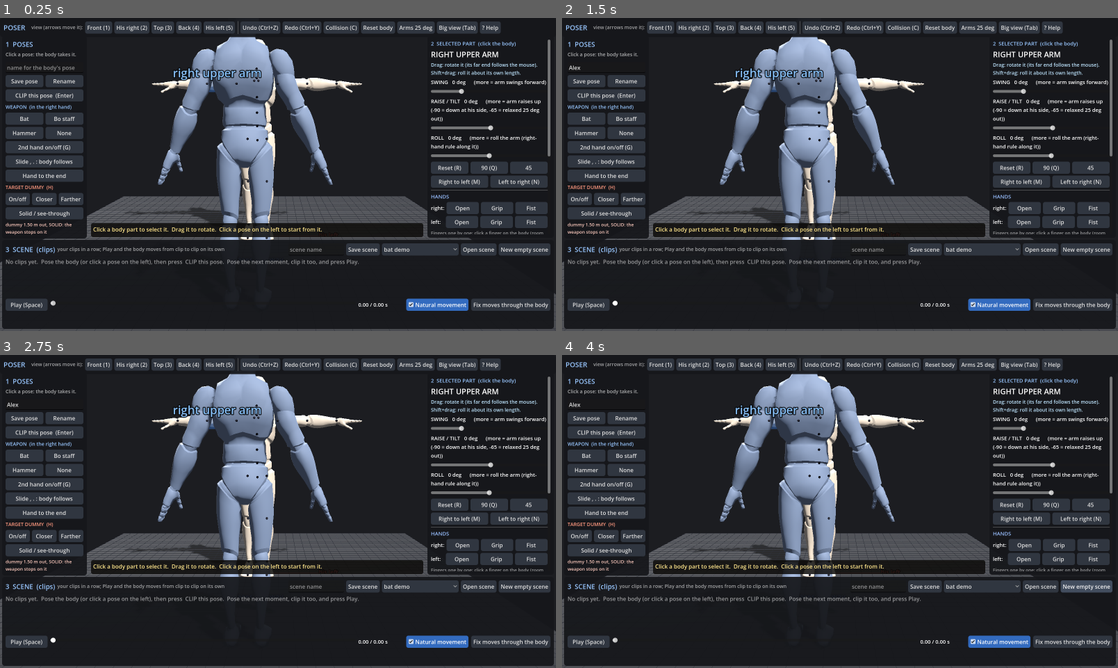
Above: before the commit, frames 1-4 (two rows, left to right).
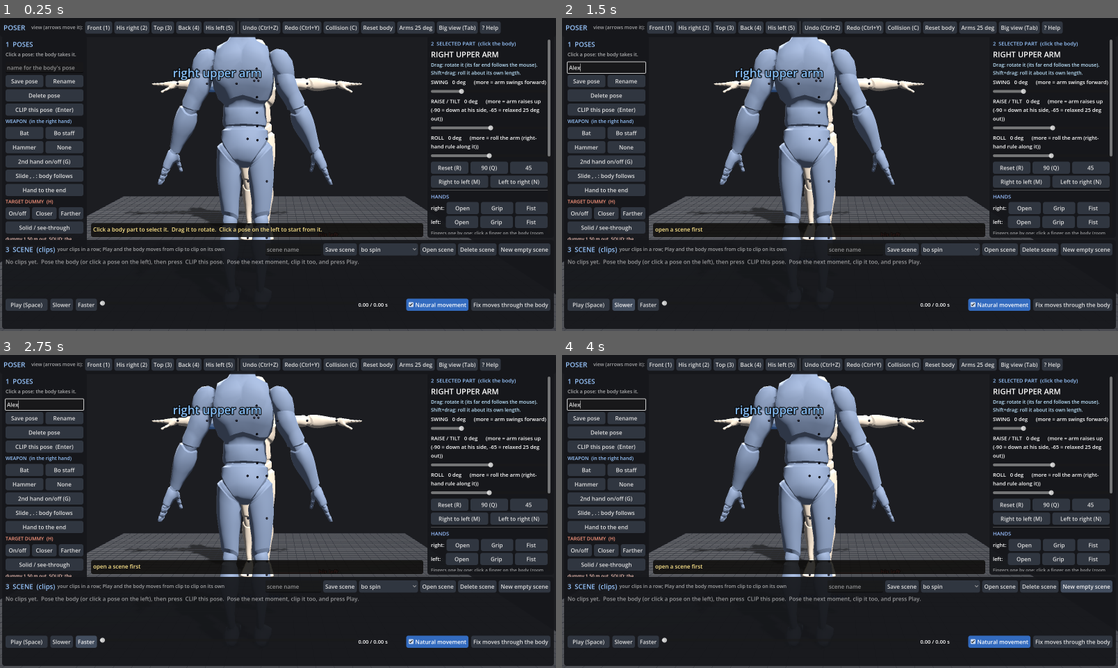
Above: after the commit, the same moments.

Repository: Nil4s/kine
Game: Godot game, scene res://main.tscn
The game is run twice, just before and just after one commit, with the same random seed, the same clock (stepped at 60 frames per second) and the same inputs.
Inputs (mouse positions are in pixels of both pictures, inside the frame that each line leads up to):
- Up to frame 1 (0.25 s): no input
- Up to frame 2 (1.5 s): click (606, 68) at 0.52 s; type "Alex" at 0.6 s; click (623, 305) at 1.25 s, where only the run after the commit has a clickable "Slower"
- Up to frame 3 (2.75 s): click (88, 642) at 2 s, where only the run after the commit has a clickable "Faster"
- Up to frame 4 (4 s): click "New empty scene" at 2.75 s; click "New empty scene" at 3.5 s

The runs differ from the first frame. In frame 1, 3.4% of the frame differs, in the area x 1-86%, y 24-94%; in frame 2, 3.8%, in the area x 0-86%, y 13-94%; in frame 3, 3.8%; in frame 4, 3.8%.

Commit message:
Poser: Delete (to trash/), Slower/Faster, tests archived out of the lists; tip-led low sweep builder
Nick 10-13: "speed in some of them need a little adjustment, also delete option should exist, let's stick with done
creations only".
- Delete pose / Delete scene: press twice; the file moves to trash/ (gitignored, put back by hand). Library poses stay.
- Slower / Faster (next to Play): x1.1 / x1/1.1 on the picked card's move + hold, or every card with none picked; an
  auto move becomes its number first. Save scene keeps it.
- Tests and tool scratch moved to scenes/_archive, moves/_archive (the lists read the top folder only): bat_demo,
  bo_swing_test, gate_bat_up, rebuild_carries, scene_20261012_220805, pose_20261012_213414; the tools that read them
  point there now. Unfinished builds write scenes/_wip.
- tools/bo_sweep_tip.gd: each key set by where the TIP must be (Nick's grip: the long end sweeps); first run: STRIKE
  tip at the shins (0.37 m up, 1.35 m out, 0.20 m off), the coil behind was impossible -> coil out front-right.
math 9/9.

Co-Authored-By: Claude Opus 5.5 <noreply@anthropic.com>
Claude-Session: https://claude.ai/code/session_017sFMMmugpAs35NGGBMLerM

Diff:
--- a/scripts/main.gd
+++ b/scripts/main.gd
@@ -1138,6 +1138,7 @@
 	lv.add_child(ui_pose_name)
 	_row(lv, [_button("Save pose", _save_pose, "save the body as a pose (Ctrl+S)"),
 		_button("Rename", _rename_pose, "click one of YOUR poses in the list, type the new name above, press Rename")])
+	_row(lv, [_button("Delete pose", _delete_pose, "click a pose in the list, then Delete twice (it goes to the trash folder)")])
 	_row(lv, [_button("CLIP this pose  (Enter)", _card_add, "the body as it is now becomes the next clip in the scene below")])
 	lv.add_child(_label("WEAPON  (in the right hand)", 14, Color(0.6, 0.78, 1.0)))
 	_row(lv, [_button("Bat", _do.bind(_kind.bind("metal_bat")), "metal bat 0.84 m"), _button("Bo staff", _do.bind(_kind.bind("staff")), "staff 1.8 m")])
@@ -1264,6 +1265,7 @@
 			_load_scene(ui_scenes.get_item_metadata(ui_scenes.selected))
 			_rebuild_cards()
 			_refresh()))
+	bh.add_child(_button("Delete scene", _delete_scene, "the scene picked in the list: press twice (it goes to the trash folder)"))
 	bh.add_child(_button("New empty scene", func(): S = Scene.new(); sel_card = -1; playhead = 0.0; _rebuild_cards()))
 	var cs := ScrollContainer.new()
 	cs.custom_minimum_size = Vector2(0, 112)
@@ -1277,6 +1279,8 @@
 	bv.add_child(ph)
 	ui_play = _button("  Play (Space)  ", _toggle_play)
 	ph.add_child(ui_play)
+	ph.add_child(_button("Slower", _speed.bind(1.1), "10% slower: the picked card, or the whole scene with no card picked (Save scene keeps it)"))
+	ph.add_child(_button("Faster", _speed.bind(1.0 / 1.1), "10% faster: the picked card, or the whole scene with no card picked (Save scene keeps it)"))
 	ui_time = HSlider.new()
 	ui_time.step = 0.01
 	ui_time.size_flags_horizontal = Control.SIZE_EXPAND_FILL
@@ -1686,6 +1690,65 @@
 	_say("renamed %s -> %s" % [old.get_file().get_basename(), nm])
 
 
+## DELETE (Nick 10-13: "delete option should exist, let's stick with done creations only"). Nothing is erased: the file
+## goes to res://trash/ (put it back by hand). A press asks, the second press on the same thing deletes. The library
+## (poses/lib) is kept: the tools and the transition table read it.
+var _del_armed := ""
+
+
+func _trash(path: String) -> bool:
+	if _del_armed != path:
+		_del_armed = path
+		_say("press Delete again to remove '%s' (it goes to the trash folder)" % path.get_file().get_basename())
+		return false
+	_del_armed = ""
+	DirAccess.make_dir_recursive_absolute(ProjectSettings.globalize_path("res://trash"))
+	var to := "res://trash/%s_%s.json" % [path.get_file().get_basename(), _stamp()]
+	var err := DirAccess.rename_absolute(ProjectSettings.globalize_path(path), ProjectSettings.globalize_path(to))
+	if err != OK:
+		_say("couldn't delete (error %d)" % err)
+		return false
+	_lists()
+	_say("deleted '%s' (in trash/ if you want it back)" % path.get_file().get_basename())
+	return true
+
+
+func _delete_pose() -> void:
+	var sel_i := ui_poses.get_selected_items()
+	if sel_i.is_empty():
+		_say("click the pose to delete in the list first")
+		return
+	var path: String = ui_poses.get_item_metadata(sel_i[0])
+	if path.begins_with("res://poses/lib/"):
+		_say("library poses stay (the tools use them)")
+		return
+	_trash(path)
+
+
+func _delete_scene() -> void:
+	if ui_scenes.selected < 0:
+		_say("pick the scene to delete in the list first")
+		return
+	_trash(ui_scenes.get_item_metadata(ui_scenes.selected))
+
+
+## SPEED (Nick 10-13: "speed in some of them need a little adjustment"): the picked card's move + hold, or every card's,
+## times k (1.1 = 10% slower). An auto move becomes its number first, so it scales too.
+func _speed(k: float) -> void:
+	if S.cards.is_empty():
+		_say("open a scene first")
+		return
+	var idx := [sel_card] if sel_card >= 0 and sel_card < S.cards.size() else range(S.cards.size())
+	for i in idx:
+		var c: Dictionary = S.cards[i]
+		if i > 0:
+			c["move"] = snappedf(maxf(0.04, S.move_time(i) * k), 0.01)
+		c["hold"] = snappedf(float(c["hold"]) * k, 0.01)
+	_rebuild_cards()
+	_refresh()
+	_say("%s %s: the scene is now %.2f s (Save scene keeps it)" % ["card '%s'" % S.cards[sel_card]["name"] if idx.size() == 1 and sel_card >= 0 else "whole scene", "slower" if k > 1.0 else "faster", _ps().length()])
+
+
 func _load_pose(path: String) -> void:
 	var d: Dictionary = JSON.parse_string(FileAccess.get_file_as_string(path))
 	if d.has("keys") or d.has("cards"):
--- a/tools/bo_spin.gd
+++ b/tools/bo_spin.gd
@@ -6,7 +6,7 @@
 ## key 5; then the left hand, which only followed, catches the shaft (his fitted staff grip). Feet: the right foot
 ## pivots on its ball in place (the body is shifted so it stays put), the left steps round it each third.
 ##   godot --headless --path . -s tools/bo_spin.gd        -> scenes/bo_spin.json (his file is not touched)
-const SRC := "res://scenes/bo_swing_test.json"
+const SRC := "res://scenes/_archive/bo_swing_test.json"
 const RARM := ["clavicle_r", "upperarm_r", "lowerarm_r", "hand_r", "spine_01", "spine_02", "spine_03", "neck_01", "head"]
 
 var B: Body
--- /dev/null
+++ b/tools/bo_sweep_tip.gd
@@ -0,0 +1,102 @@
+extends "res://tools/bo_sweep_low.gd"
+## THE LOW STAFF SWEEP, struck with the TIP (Nick 10-13: "an undertaker move ... char kinda crunch position and sweeps
+## bo on opponents legs"; "you can keep going, all seems good since the engine was made").
+## Nick's standard grip (data/grips/staff.json): right hand 0.30 m from the butt, left 1.01 m, so the long end (0.8 m
+## past the left hand) is the one that sweeps. Each key is set by WHERE THE TIP MUST BE, not by an arm guess:
+##   for each hip turn and each right-hand spot on a grid round the hips, aim the staff from the hand at the tip target
+##   (dir = (tip - hand) / |tip - hand|) and solve both arms (hold_bat). Score = |tip - target| + 2 x 2nd-hand miss
+##   + 0.3 x contacts + a hand miss; the best wins. hold_bat's aim is only a tie-break, so a far hand spot shows as a
+##   tip miss, never as a staff pointing elsewhere.
+## Keys: COIL (tip low out on his right, in front: with Nick's grip the long end can't wind behind), STRIKE (tip through the dummy's shins, in front), FOLLOW (tip out low on
+## his left). Writes scenes/_wip/bo_sweep_low.json (not in the poser's list till Nick sees it done); check with tools/hit_report.gd (the dummy's SHINS) and pose_check.
+##   godot --headless --path . -s tools/bo_sweep_tip.gd -- [dummy dist, default 1.5]
+
+const TURNS := [-55.0, -35.0, -15.0, 10.0]
+const HAND_X := [-0.25, -0.05, 0.12]
+const HAND_Y := [-0.04, 0.14]
+const HAND_Z := [0.05, 0.30]
+
+
+## the legs and the hips of a low key (low() without the arms): returns the feet misses
+func legs(turn: float, drop: float, lean: float) -> Array:
+	B.from_dict(start)
+	var pv: Vector3 = B.ang["pelvis"]
+	B.ang["pelvis"] = Vector3(PELVIS_TILT, pv.y, turn)
+	B.ang["spine_01"] = B.clamp_ang("spine_01", Vector3((lean - PELVIS_TILT) * 0.5, 0, 0))
+	B.ang["spine_02"] = B.clamp_ang("spine_02", Vector3((lean - PELVIS_TILT) * 0.5, 0, 0))
+	B.offset.y -= drop
+	B.offset.z -= HIPS_BACK * drop
+	B.fk()
+	var mL := B.plant("_l", Vector3(L_AT.x, (B.p0["ball_l"] as Vector3).y, L_AT.z), L_HEAD, true)
+	var rat := Vector3(R_AT.x, (B.p0["ball_r"] as Vector3).y, R_AT.z)
+	B.plant("_r", rat, R_HEAD, true)
+	B.set_ang("foot_r", B.ang["foot_r"] + Vector3(-heel_lift, 0, 0))
+	B.toes_flat("_r")
+	B.reach("foot_r", rat - ((B.P["ball_r"] - B.P["foot_r"]) as Vector3))
+	return [mL, ((B.P["ball_r"] - rat) as Vector3).length()]
+
+
+## the best pose with the staff's tip at `tip` (world): [pose, score, tip miss, 2nd-hand miss, contacts, turn]
+func key(tip: Vector3, drop: float, lean: float, lane: float) -> Array:
+	var best := []
+	for turn in TURNS:
+		legs(turn, drop, lean)
+		var base := B.to_dict()
+		var R := Basis(Vector3.UP, deg_to_rad(turn))
+		for x in HAND_X:
+			for y in HAND_Y:
+				for z in HAND_Z:
+					B.from_dict(base)
+					B.grip2 = g2
+					B.grip = true
+					var at: Vector3 = (B.P["pelvis"] as Vector3) + R * Vector3(x, y, z)
+					var r: Array = B.hold_bat(at, tip - at, true, true, lane, 30.0)
+					var tm: float = (B.wep_point(B.wep_len) - tip).length()
+					var nc: int = B.contacts().size()
+					var s: float = tm + 2.0 * float(r[2]) + 0.3 * nc + float(r[0])
+					if best.is_empty() or s < float(best[1]):
+						var d := B.to_dict()
+						d["heel_up"] = ["_r"]
+						best = [d, s, tm, r[2], nc, turn]
+	return best
+
+
+func _init() -> void:
+	B = Body.new()
+	B.load_files("res://data/skeleton.json", "res://data/body_limits.json")
+	# START: Nick's two-hand catch (his standard grip) on standing legs
+	var gd: Dictionary = JSON.parse_string(FileAccess.get_file_as_string("res://moves/bo_two_hand_nick.json"))
+	var st: Dictionary = JSON.parse_string(FileAccess.get_file_as_string("res://poses/stand.json"))
+	for j in LEGS:
+		gd["joints"][j] = st["joints"][j]
+	B.from_dict(gd)
+	B.ground()
+	B.capture_second()
+	B.apply_grip()
+	g2 = B.grip2
+	start = B.to_dict()
+	var lane: float = (B.ang["hand_r"] as Vector3).z
+	var a := OS.get_cmdline_user_args()
+	var D := float(a[0]) if a.size() > 0 else 1.5
+	# the tip targets (world, the hero faces +z; + x = his left): the dummy's shins are 0.1-0.45 m up at z = D
+	var keys := [
+		["COIL (tip low out right)", Vector3(-1.2, 0.30, 0.60), 0.28, 14.0, 0.30, 0.06],
+		["STRIKE (shins)", Vector3(0.05, 0.28, D), 0.30, 20.0, 0.14, 0.0],
+		["FOLLOW (tip out left)", Vector3(1.15, 0.32, 0.75), 0.28, 16.0, 0.14, 0.14],
+	]
+	var S := Scene.new()
+	S.name = "bo_sweep_low"
+	S.cards.append({"name": "guard (Nick's grip)", "pose": start, "move": 0.0, "hold": 0.2})
+	for k in keys:
+		var r: Array = key(k[1], k[2], k[3], lane)
+		B.from_dict(r[0])
+		lane = (B.ang["hand_r"] as Vector3).z
+		var t: Vector3 = B.wep_point(B.wep_len)
+		print("%-30s turn %+.0f  tip miss %.3f m  2nd hand %.3f m  contacts %d  tip (%.2f, %.2f, %.2f)" % [k[0], r[5], r[2], r[3], r[4], t.x, t.y, t.z])
+		S.cards.append({"name": k[0], "pose": r[0], "move": k[4], "hold": k[5], "lift": 0.05})
+	S.cards.append({"name": "rise to guard", "pose": start, "move": 0.40, "hold": 0.3, "lift": 0.05})
+	var d := S.to_dict(B)
+	d["note"] = "Low staff sweep, the tip through the shins (tools/bo_sweep_tip.gd, Nick's grip): coil, strike, follow, rise"
+	FileAccess.open("res://scenes/_wip/bo_sweep_low.json", FileAccess.WRITE).store_string(JSON.stringify(d, " "))
+	print("BO SWEEP LOW %.2f s, %d keys, spins %s" % [S.length(), S.cards.size(), S.spins()])
+	quit()
--- a/tools/make_demo_scene.gd
+++ b/tools/make_demo_scene.gd
@@ -1,4 +1,4 @@
-## godot --headless --path . -s tools/make_demo_scene.gd  -> res://scenes/bat_demo.json
+## godot --headless --path . -s tools/make_demo_scene.gd  -> res://scenes/_archive/bat_demo.json
 ## A demo scene from Nick's bat_ready pose: bat down -> ready (Nick's) -> strike -> follow-through -> bat down.
 extends SceneTree
 
@@ -51,7 +51,7 @@
 	var n := S.clear(chk)
 	var d := S.to_dict(chk)
 	DirAccess.make_dir_recursive_absolute(ProjectSettings.globalize_path("res://scenes"))
-	var f := FileAccess.open("res://scenes/bat_demo.json", FileAccess.WRITE)
+	var f := FileAccess.open("res://scenes/_archive/bat_demo.json", FileAccess.WRITE)
 	f.store_string(JSON.stringify(d, " "))
 	f.close()
 	print("bat_demo: %d clips (%d pass-by), %.2f s, bad frames %d" % [S.cards.size(), n, S.length(), d["bad_frames"].size()])
--- a/tools/make_strike_legs.gd
+++ b/tools/make_strike_legs.gd
@@ -4,7 +4,7 @@
 ## Every clip: feet flat (or the back heel up on the toes), then the body dropped so the soles touch the floor.
 extends SceneTree
 
-const SRC := "res://scenes/scene_20261012_220805.json"
+const SRC := "res://scenes/_archive/scene_20261012_220805.json"
 
 # per clip: the lower body + trunk (degrees: bend, side, twist; meaning in data/body_limits.json "say")
 #   pelvis twist + = hips turn to his left;  spine twist + = chest turns to his left;  bend + = lean forward
Renamed: moves/pose_20261012_213414.json -> moves/_archive/pose_20261012_213414.json
Renamed: scenes/bat_demo.json -> scenes/_archive/bat_demo.json
Renamed: scenes/bo_swing_test.json -> scenes/_archive/bo_swing_test.json
Renamed: scenes/gate_bat_up.json -> scenes/_archive/gate_bat_up.json
Renamed: scenes/rebuild_carries.json -> scenes/_archive/rebuild_carries.json
Renamed: scenes/scene_20261012_220805.json -> scenes/_archive/scene_20261012_220805.json
